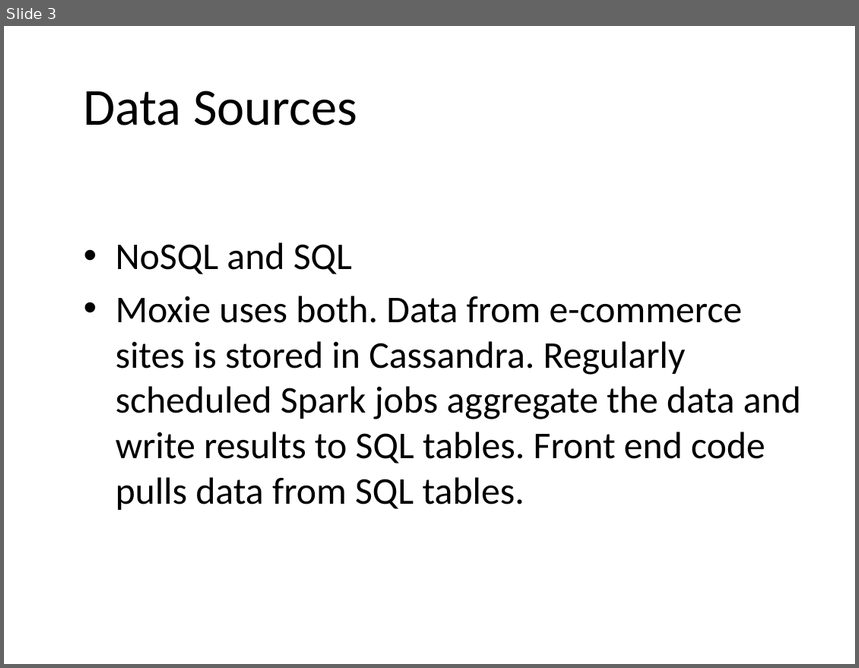
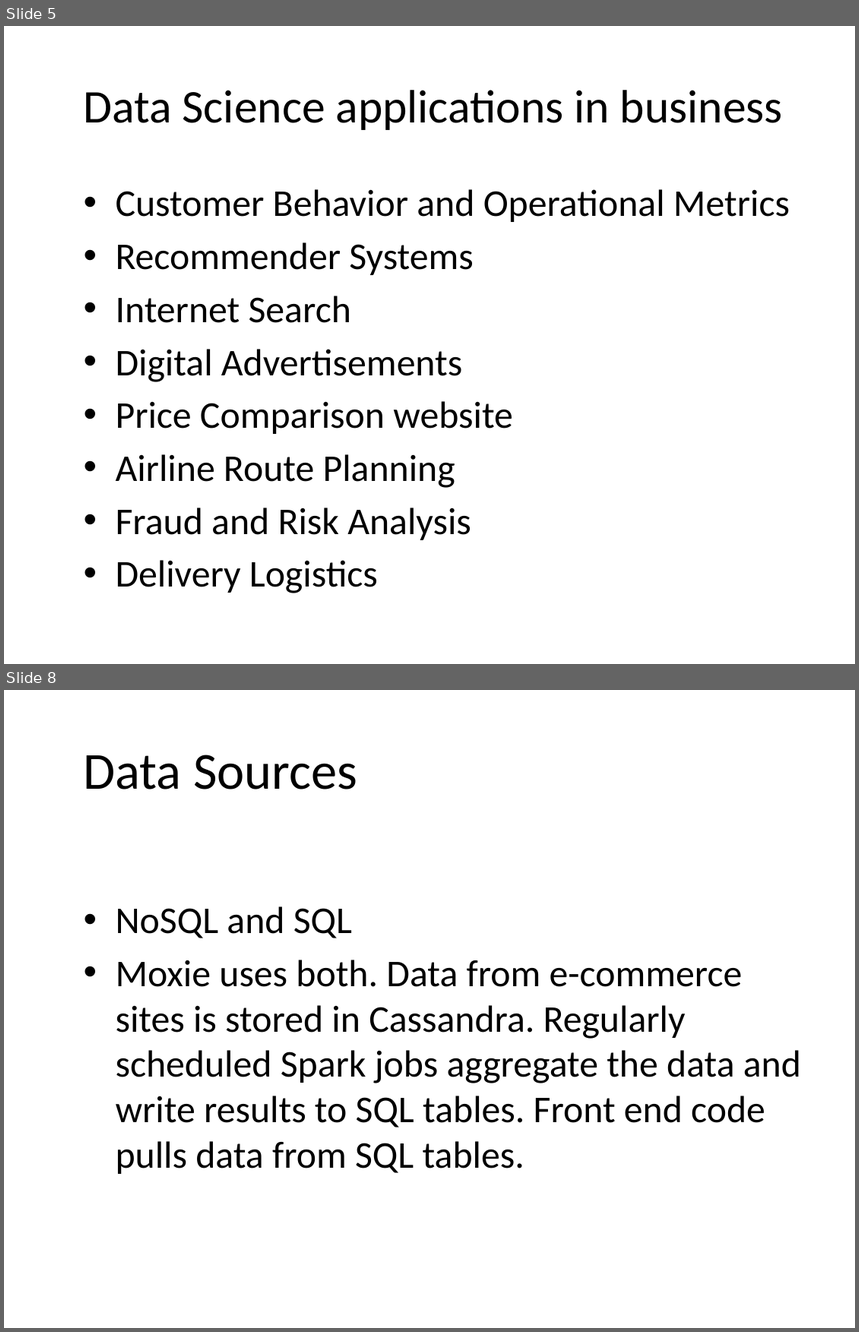
Before and after one commit to JeffRisberg/PythonNotebooksForAI, a slide deck: Documents/50-DataScience.pptx. Shown one above the other, each under a label of ours: slide 3 before the commit, slides 5 and 8 after it; the slides between them are not shown. The pictures are 859x668 and 859x1332 pixels, drawn with LibreOffice and Linux fonts; fonts in the diff are those of the drawing; background and template pictures are left out. Boxes give left, top, right and bottom in pixels: in the first picture for what was removed or moved away, otherwise in the second. Text is boxed around its words. In the diff, an @@ line names an element or a change of style, - is before the commit and + after.

Commit message:
updated data science

```diff
--- a/Documents/50-DataScience.pptx
+++ b/Documents/50-DataScience.pptx
@@ slide 5 added at <box>4,26,855,664</box>, background picture (left out) @@
@@ title added at <box>84,90,783,130</box>, 39.6 pt, text #000000 @@
+Data Science applications in business
@@ text added at <box>116,189,790,594</box>, 32 pt, text #000000 @@
+• Customer Behavior and Operational Metrics
+• Recommender Systems
+• Internet Search
+• Digital Advertisements
+• Price Comparison website
+• Airline Route Planning
+• Fraud and Risk Analysis
+• Delivery Logistics
@@ what was slide 3 is now slide 8 @@
```
Also in this commit, not shown: 2 slides changed, 4 other slides added.
